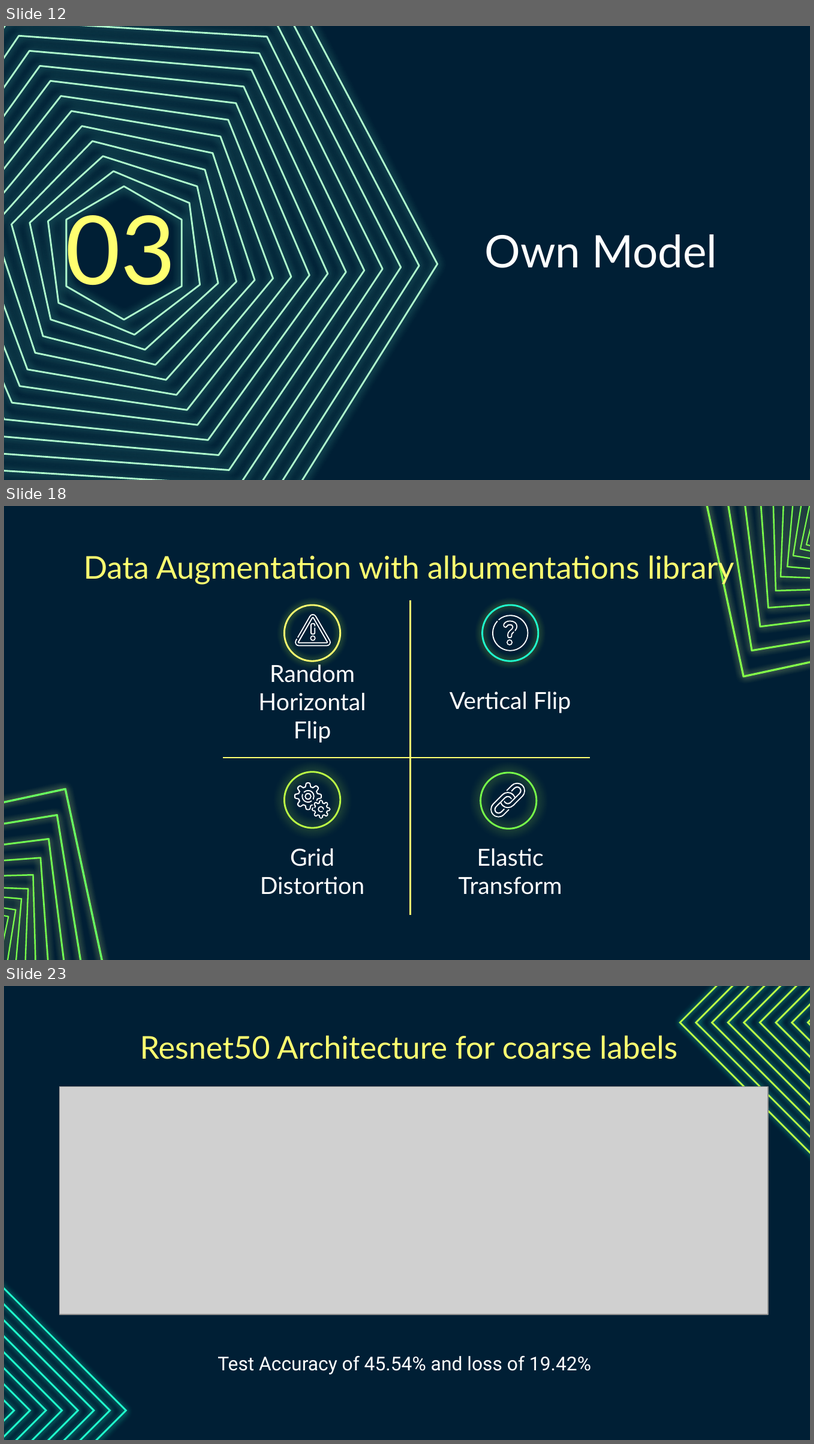
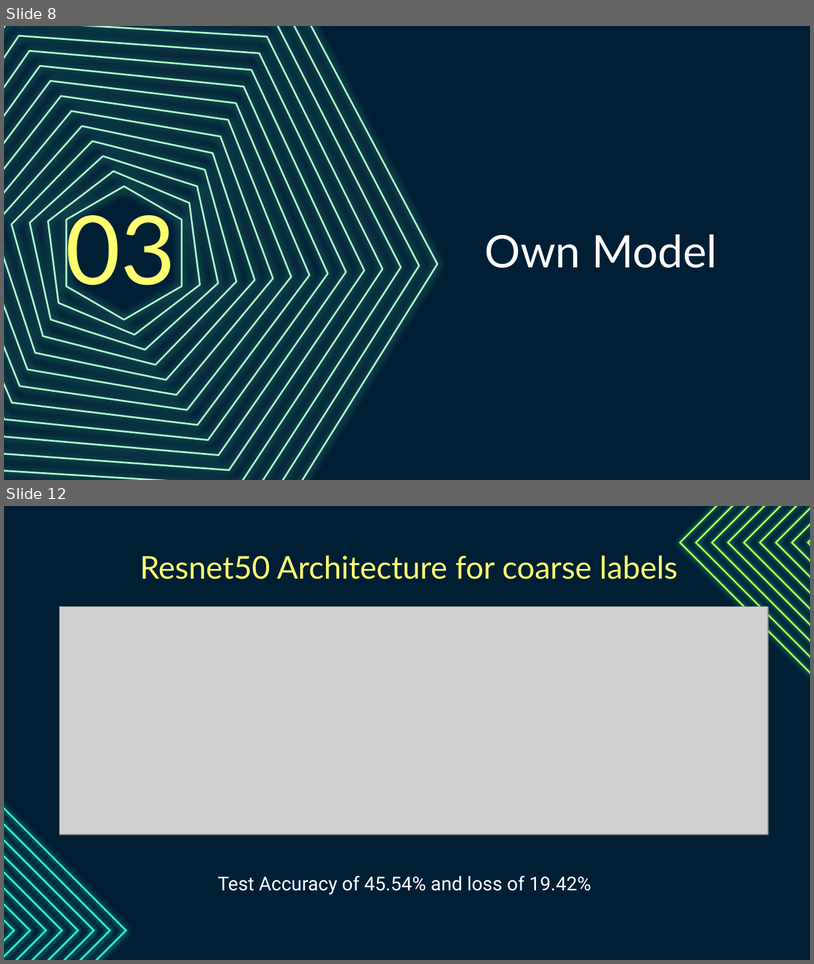
Before and after one commit to Amirrahman19/DeepLearning, a slide deck: CA1/PartB/Cifar100.pptx. Shown one above the other, each under a label of ours: slides 12, 18 and 23 before the commit, slides 8 and 12 after it; the slides between them are not shown. The pictures are 814x1444 and 814x964 pixels, drawn with LibreOffice and Linux fonts; fonts in the diff are those of the drawing; grey boxes stand for pictures. Boxes give left, top, right and bottom in pixels: in the first picture for what was removed or moved away, otherwise in the second. Text is boxed around its words. In the diff, an @@ line names an element or a change of style, - is before the commit and + after.

```diff
--- a/CA1/PartB/Cifar100.pptx
+++ b/CA1/PartB/Cifar100.pptx
@@ slide 18 removed at (4, 506, 810, 960), background #001F35 @@
@@ group removed at (689, 506, 810, 677): 10 freeform shapes @@
@@ title removed at (84, 552, 734, 585) @@
-Data Augmentation with albumentations library
@@ line removed from (410, 915) to (410, 600) @@
@@ group removed at (285, 605, 340, 661): 4 freeform shapes, 1 ellipse @@
@@ group removed at (482, 605, 538, 661): 3 freeform shapes, 1 ellipse @@
@@ title removed at (258, 661, 366, 742) @@
-Random Horizontal Flip
@@ title removed at (450, 691, 571, 713) @@
-Vertical Flip
@@ line removed from (224, 757) to (590, 757) @@
@@ ellipse removed at (480, 772, 536, 828) @@
@@ group removed at (4, 788, 121, 960): 9 freeform shapes @@
@@ group removed at (285, 771, 340, 827): 6 freeform shapes, 1 ellipse @@
@@ freeform shape removed at (490, 786, 522, 816) @@
@@ freeform shape removed at (494, 783, 526, 813) @@
@@ title removed at (260, 848, 365, 894) @@
-Grid Distortion
@@ title removed at (459, 848, 563, 894) @@
-Elastic Transform
@@ what was slide 12 is now slide 8 @@
@@ what was slide 23 is now slide 12 @@
```
Also in this commit, not shown: 5 slides changed, 1 slide added, 13 other slides removed, 2 other files.
